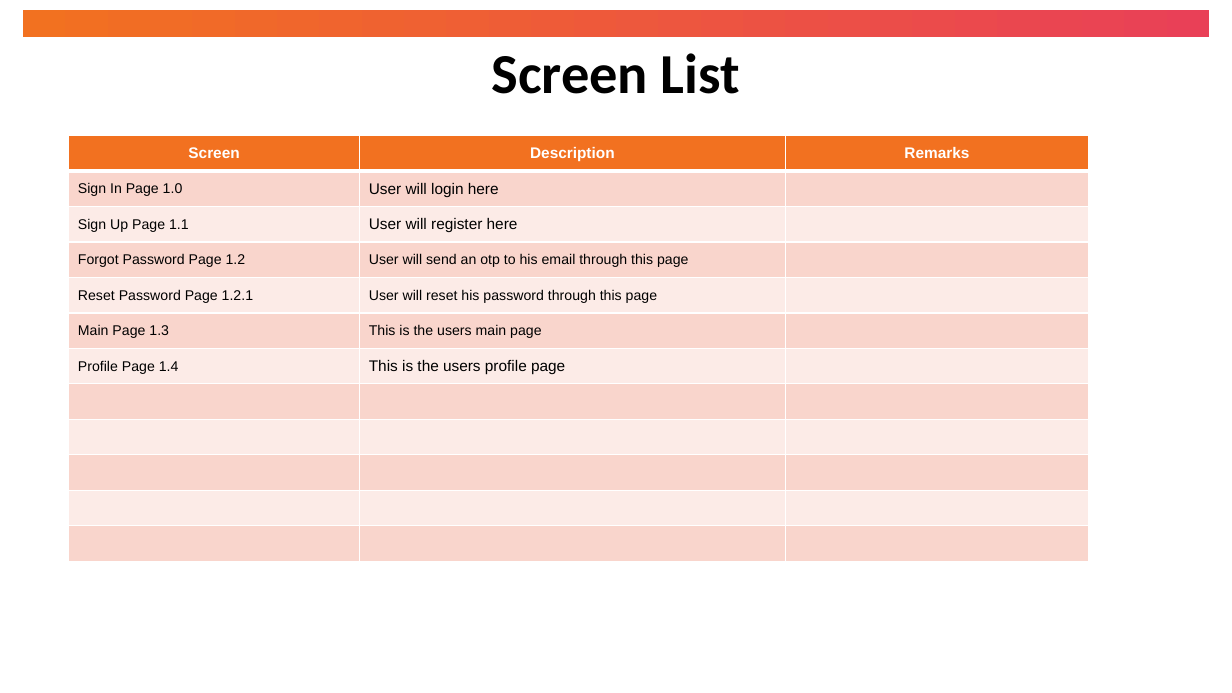
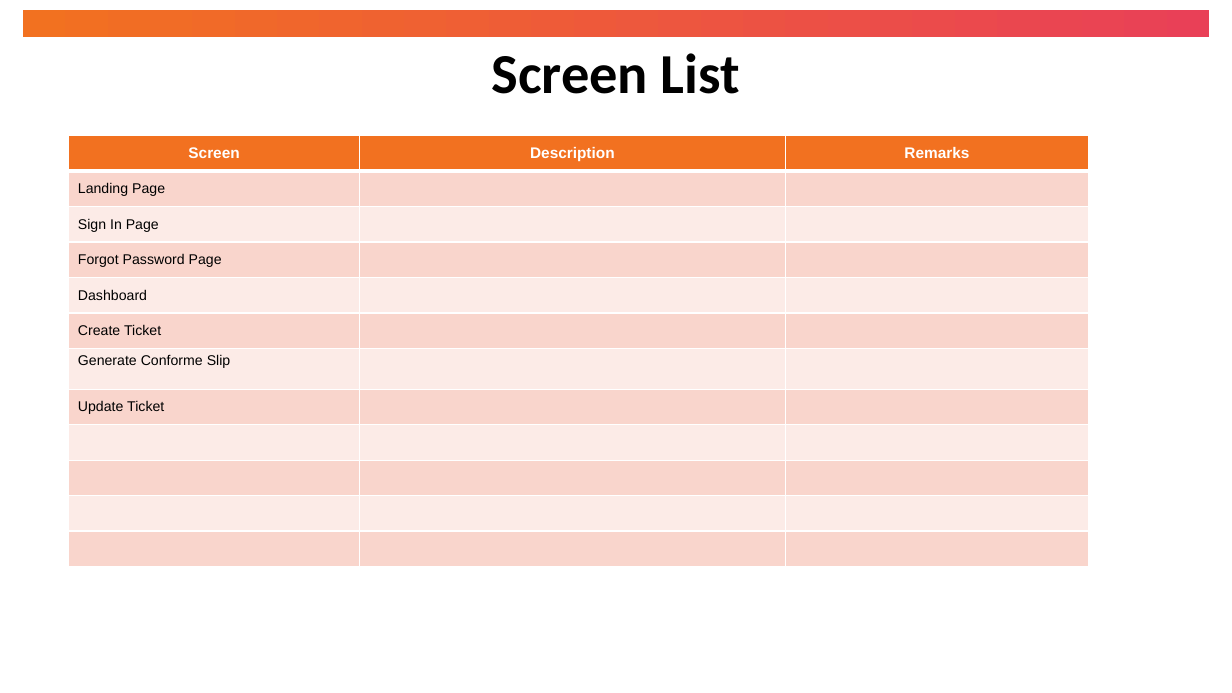
Before and after one commit to StarGaze870/ServiceChargeApp, a slide deck: slide 4 of docs/Team 7 - High Level Design.pptx. Drawn at 1232x693 pixels with LibreOffice and Linux fonts; fonts in the diff are those of the drawing. Boxes give left, top, right and bottom in pixels: in the first picture for what was removed or moved away, otherwise in the second. Text is boxed around its words. In the diff, an @@ line names an element or a change of style, - is before the commit and + after.

```diff
--- a/docs/Team 7 - High Level Design.pptx
+++ b/docs/Team 7 - High Level Design.pptx
@@ table at box(68, 135, 1089, 569) @@
-row 2: Sign In Page 1.0 | User will login here | 
-row 3: Sign Up Page 1.1 | User will register here | 
-row 4: Forgot Password Page 1.2 | User will send an otp to his email through this page | 
-row 5: Reset Password Page 1.2.1 | User will reset his password through this page | 
-row 6: Main Page 1.3 | This is the users main page | 
-row 7: Profile Page 1.4 | This is the users profile page | 
+row 2: Landing Page |  | 
+row 3: Sign In Page |  | 
+row 4: Forgot Password Page |  | 
+row 5: Dashboard |  | 
+row 6: Create Ticket |  | 
+row 7: Generate Conforme Slip |  | 
+row 8: Update Ticket |  | 
-row 12:  |  | 
```
Also in this commit, not shown: 8 other slides changed, 12 slides added, 4 slides removed.
